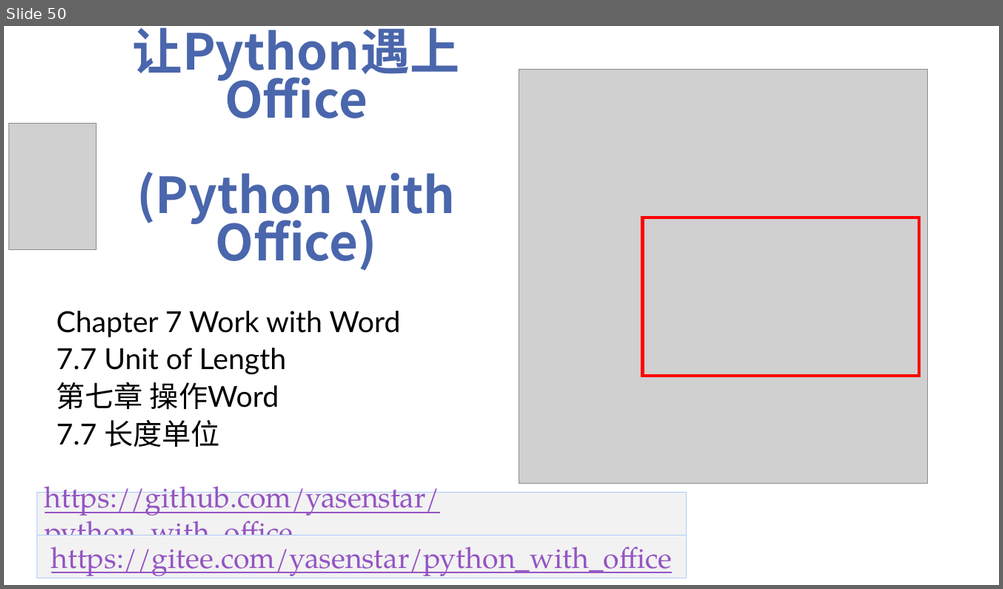
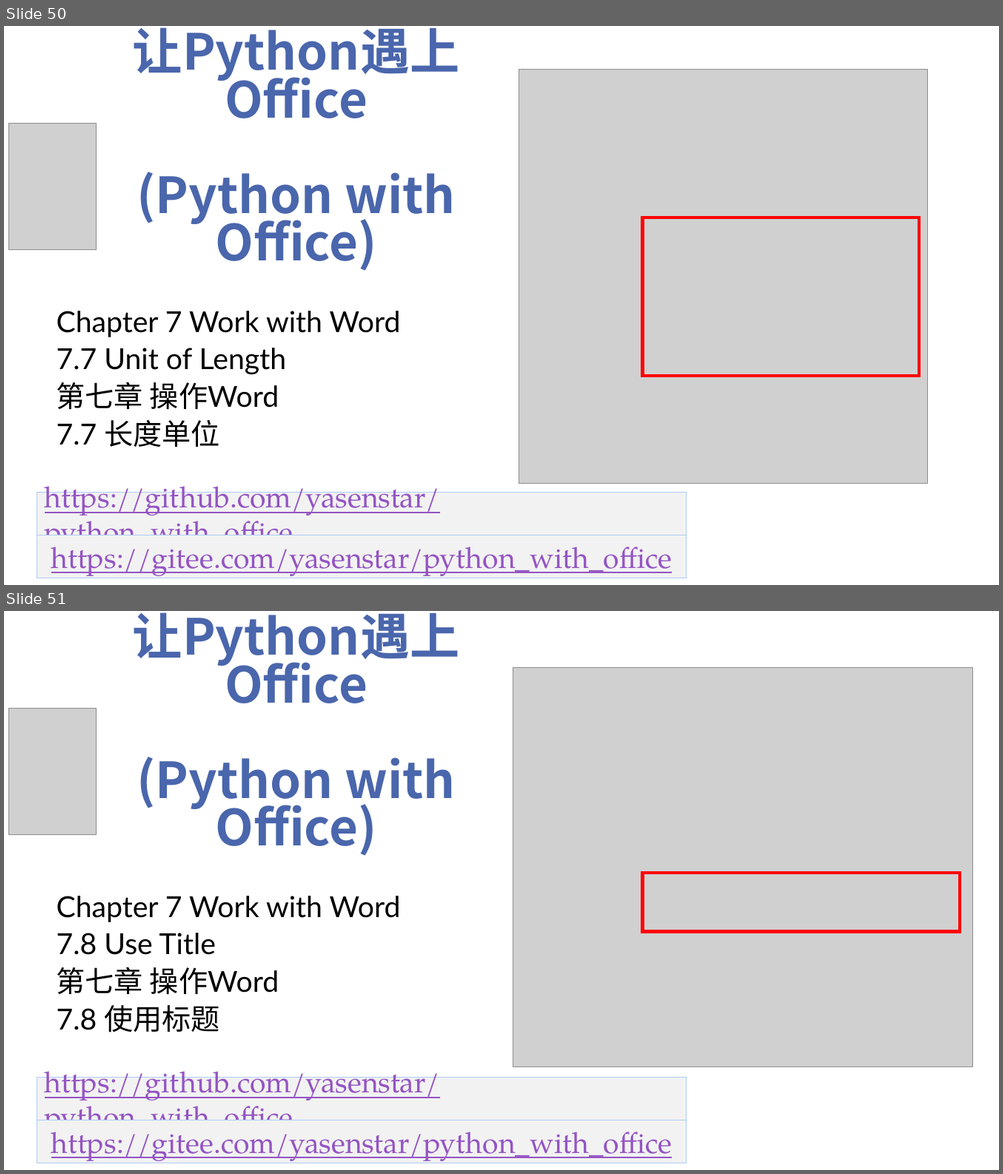
Before and after one commit to yasenstar/python_with_office, a slide deck: Python-with-Office-Video_Covers.pptx. Shown one above the other, each under a label of ours: slide 50 before the commit, slides 50 and 51 after it. The pictures are 1003x589 and 1003x1174 pixels, drawn with LibreOffice and Linux fonts; fonts in the diff are those of the drawing; grey boxes stand for pictures; background and template pictures are left out. Boxes give left, top, right and bottom in pixels: in the first picture for what was removed or moved away, otherwise in the second. Text is boxed around its words. In the diff, an @@ line names an element or a change of style, - is before the commit and + after.

```diff
--- a/Python-with-Office-Video_Covers.pptx
+++ b/Python-with-Office-Video_Covers.pptx
@@ slide 51 added at [4, 611, 999, 1170], background picture (left out) @@
@@ title added at [133, 612, 460, 856], 48 pt, text #4A66AC, bold @@
+让Python遇上Office
+(Python with Office)
@@ picture added at [513, 668, 973, 1067] @@
@@ picture added at [8, 708, 96, 834] @@
@@ rectangle added at [642, 873, 959, 932], outline #FF0000 3 pt @@
@@ subtitle added at [57, 896, 401, 1033], 28 pt, text #000000 @@
+Chapter 7 Work with Word
+7.8 Use Title
+第七章 操作Word
+7.8 使用标题
@@ rectangle added at [37, 1078, 686, 1121], fill #F2F2F2, outline #ACCBF9 0.75 pt, 28 pt, text #9454C3, underline @@
+https://github.com/yasenstar/python_with_office
@@ rectangle added at [37, 1121, 686, 1163], fill #F2F2F2, outline #ACCBF9 0.75 pt, 28 pt, text #9454C3, underline @@
+https://gitee.com/yasenstar/python_with_office
```
Also in this commit, not shown: 1 other file.
